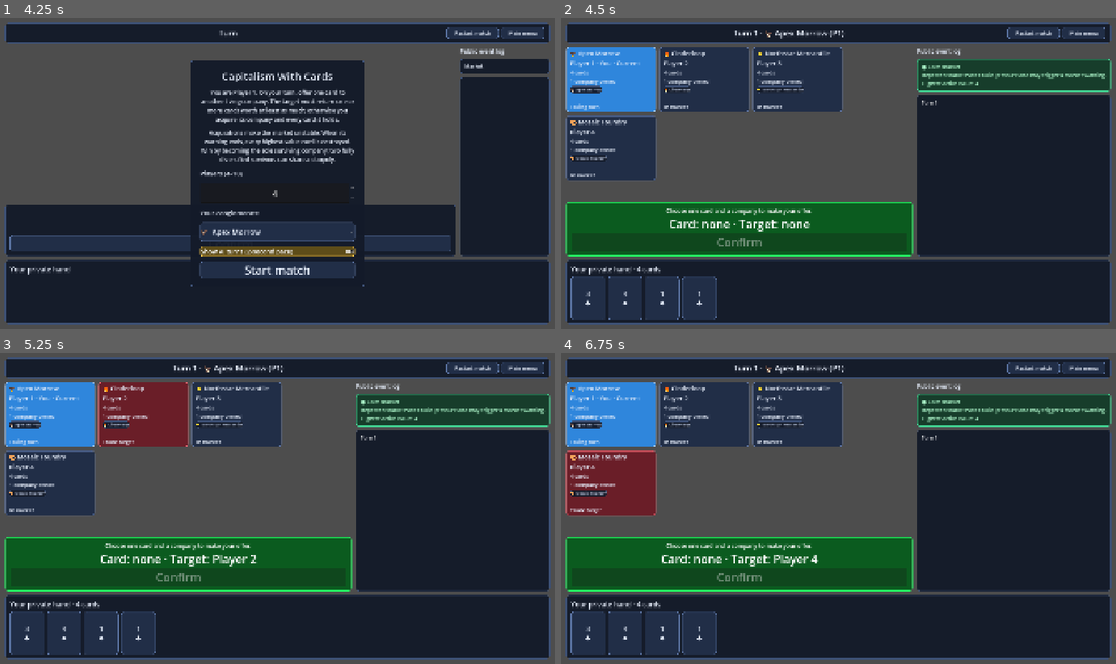
Above: before the commit, frames 1-4 (two rows, left to right).
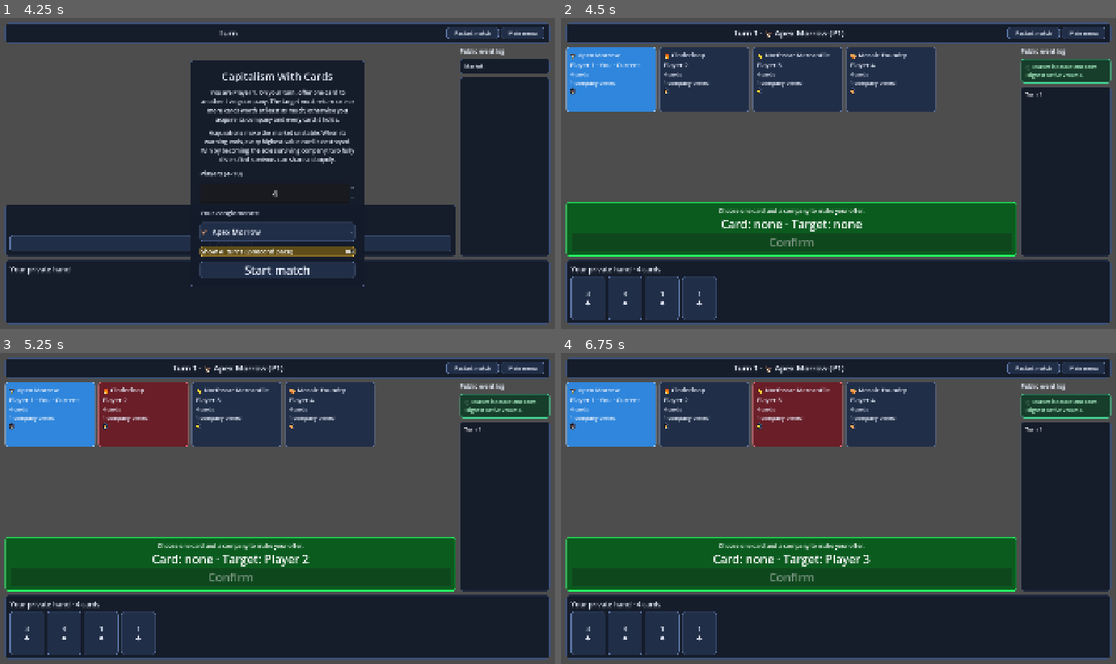
Above: after the commit, the same moments.

Repository: prelios/capitalism
Game: Godot game, scene res://game_controller.tscn
Two runs of this game, one before a commit and one after it. Both use one fixed random seed, a clock stepped at 60 frames per second and the inputs below.
Inputs (mouse positions are in pixels of both pictures, inside the frame that each line leads up to):
- Up to frame 1 (4.25 s): click "Restart match" at 0.5 s; click "Restart match" at 1.25 s; click "Restart match" at 2 s; click "Confirm" at 2.75 s; click "Confirm" at 3.5 s
- Up to frame 2 (4.5 s): click "Start match" at 4.25 s
- Up to frame 3 (5.25 s): click (144, 415) at 5.02 s
- Up to frame 4 (6.75 s): click (799, 415) at 5.77 s; click (610, 483) at 6.52 s

Frame 1 is identical in both runs. In frame 2, 22% of the frame differs, in the area x 0-100%, y 9-77%; in frame 3, 22%; in frame 4, 25%.

Commit message:
Minor UI fixes

Diff:
--- a/godot/ui/company_token.gd
+++ b/godot/ui/company_token.gd
@@ -7,6 +7,6 @@
 
 
 func set_company_token(token: Dictionary) -> void:
-	_label.text = "%s %s" % [token["company_emoji"], token["company_name"]]
+	_label.text = "%s" % [token["company_emoji"]]
 	tooltip_text = "%s %s" % [token["company_emoji"], token["company_name"]]
 	mouse_filter = Control.MOUSE_FILTER_IGNORE
--- a/godot/ui/game_table.gd
+++ b/godot/ui/game_table.gd
@@ -205,17 +205,17 @@
 
 func _market_description(state: Dictionary) -> String:
 	if state["market_stable"]:
-		return "%s\nRepeated stable trades build pressure and may trigger a market warning.\nHighest active value: %d" % [_market_pressure_copy(state["market_pressure"]), state["max_value"]]
+		return "%s\nHighest active value: %d" % [_market_pressure_copy(state["market_pressure"]), state["max_value"]]
 	var turns: int = state["turns_remaining"]
-	return "⚠ Instability warning\nAll value %d cards will be removed at the crash.\n%d completed turn%s remaining" % [state["unstable_value"], turns, "" if turns == 1 else "s"]
+	return "⚠ Instability warning\nCards with value %d will be removed at the crash.\n%d completed turn%s remaining" % [state["unstable_value"], turns, "" if turns == 1 else "s"]
 
 
 func _market_pressure_copy(pressure: String) -> String:
 	match pressure:
-		GameModel.MARKET_PRESSURE_MOVING: return "◔ Moving market"
-		GameModel.MARKET_PRESSURE_RESTLESS: return "◑ Restless market"
-		GameModel.MARKET_PRESSURE_DANGEROUS: return "⚠ Dangerous market"
-		_: return "● Calm market"
+		GameModel.MARKET_PRESSURE_MOVING: return "◔ Market is stable and moving"
+		GameModel.MARKET_PRESSURE_RESTLESS: return "◑ Market is stable but restless!"
+		GameModel.MARKET_PRESSURE_DANGEROUS: return "◕ Market is stable but dangerous!"
+		_: return "○ Market is stable and calm"
 
 
 func _apply_market_pressure_style(state: Dictionary) -> void:
--- a/godot/ui/game_table.tscn
+++ b/godot/ui/game_table.tscn
@@ -129,7 +129,7 @@
 layout_mode = 2
 theme_override_constants/separation = 12
 
-[node name="LogTitle" type="Label" parent="Margin/Layout/Main/Sidebar"]
+[node name="LogTitle" type="Label" parent="Margin/Layout/Main/Sidebar" unique_id=759022727]
 layout_mode = 2
 theme_override_font_sizes/font_size = 20
 text = "Public event log"
--- a/godot/ui/player_seat_panel.tscn
+++ b/godot/ui/player_seat_panel.tscn
@@ -36,17 +36,18 @@
 layout_mode = 2
 theme_override_font_sizes/font_size = 18
 
-[node name="CompanyTokenScroll" type="ScrollContainer" parent="Margin/Content"]
+[node name="CompanyTokenScroll" type="ScrollContainer" parent="Margin/Content" unique_id=690336161]
 custom_minimum_size = Vector2(0, 54)
 layout_mode = 2
 horizontal_scroll_mode = 0
 
-[node name="CompanyTokens" type="HFlowContainer" parent="Margin/Content/CompanyTokenScroll"]
+[node name="CompanyTokens" type="HFlowContainer" parent="Margin/Content/CompanyTokenScroll" unique_id=1821928369]
 layout_mode = 2
 size_flags_horizontal = 3
 theme_override_constants/h_separation = 5
 theme_override_constants/v_separation = 5
 
 [node name="State" type="Label" parent="Margin/Content" unique_id=2086431399]
+visible = false
 layout_mode = 2
 theme_override_font_sizes/font_size = 18
